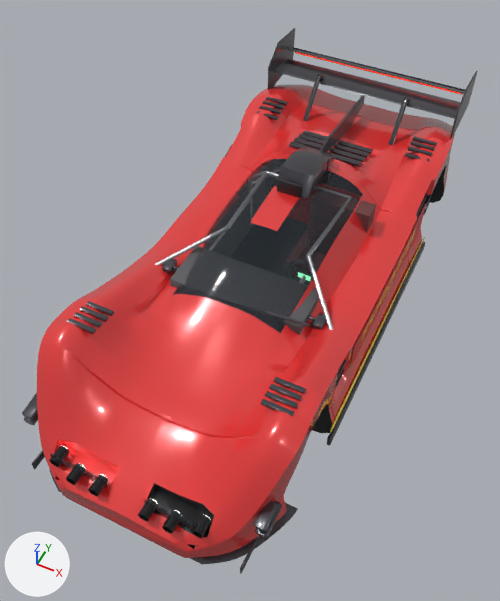
One commit to the glTF model content/cars/fugazzi-lmp2/fugazzi_lmp2.glb: the scene before it, then after it.
Camera for both pictures: a camera (50 mm lens) standing at (1.7, -3.88, 4.73) and looking at (-0.04, -0.4, 0.38). Lighting does not change. The marker at lower left points along +X, +Y and +Z. The picture after the commit comes second. Vertices at exactly the same position are counted once.

The scene before the commit, as lines of its bpy script (objects in view):
```python
ob_fugazzi_lmp2 = bpy.data.objects.new('fugazzi_lmp2', me_fugazzi_lmp2)
ob_fugazzi_lmp2.location = (0.0, 0.0, 0.0)
```
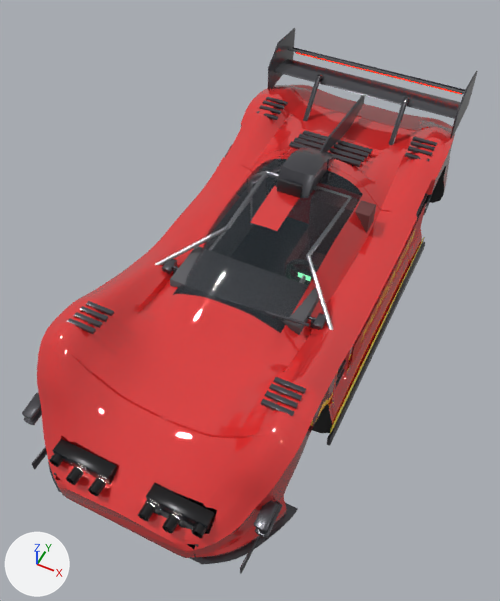
Pixel boxes [x1, y1, x2, y2] of what changed, in the pictures (500 x 601 px; the box of a moved part takes in the faces that stretch with it):
'fugazzi_lmp2', surface changed, reshaped: [22, 28, 478, 574] in both
part 1 of me_fugazzi_lmp2, moved or reshaped: before [50, 453, 108, 488]; after [53, 451, 110, 484]
part 2 of me_fugazzi_lmp2, moved or reshaped: before [144, 500, 206, 536]; after [146, 497, 207, 532]
part 3 of me_fugazzi_lmp2, added (black): after [53, 439, 118, 484]
part 4 of me_fugazzi_lmp2, added (black): after [146, 484, 215, 532]
part 5 of me_fugazzi_lmp2, cut back: before [37, 379, 274, 558]; after [37, 367, 281, 558]

The change, as a diff of the scene's bpy script:
```diff
--- a/content/cars/fugazzi-lmp2/fugazzi_lmp2.glb.py
+++ b/content/cars/fugazzi-lmp2/fugazzi_lmp2.glb.py
@@ mat_car_paint @@
 mat_car_paint.metallic = 0.1
-mat_car_paint.roughness = 0.25
+mat_car_paint.roughness = 0.035
 mat_car_paint.coat_weight = 1.0
@@ me_fugazzi_lmp2 @@
 # used by ob_fugazzi_lmp2; location = (0.0, 0.0, 0.0)
-me_fugazzi_lmp2.from_pydata(...)  # 23486 vertices, 44456 faces; spans x -1.03..1.03, y -2.45..2.41, z 0.03..1.32
+me_fugazzi_lmp2.from_pydata(...)  # 24905 vertices, 47280 faces; spans x -1.03..1.03, y -2.45..2.41, z 0.03..1.32
+# me_fugazzi_lmp2 part 1: the loose piece of 56 vertices spanning x -0.61..-0.15, y -2.35..-2.34, z 0.36..0.46 is moved by (0.0, 0.03, 0.0)
+# me_fugazzi_lmp2 part 2: the loose piece of 56 vertices spanning x 0.15..0.61, y -2.35..-2.34, z 0.36..0.46 is moved by (0.0, 0.03, 0.0)
+# me_fugazzi_lmp2 part 3: the loose piece of 56 vertices spanning x -0.61..-0.15, y -2.35..-2.34, z 0.36..0.46 is copied, and the copy is scaled about its middle by (1.02, 8.44, 1.09), then moved by (0.0, 0.08, 0.0), in mat_car_lamp_housing (black #242427); it spans x -0.61..-0.15, y -2.32..-2.21, z 0.36..0.46
+# me_fugazzi_lmp2 part 4: the loose piece of 56 vertices spanning x 0.15..0.61, y -2.35..-2.34, z 0.36..0.46 is copied, and the copy is scaled about its middle by (1.02, 8.44, 1.09), then moved by (0.0, 0.08, 0.0), in mat_car_lamp_housing (black #242427); it spans x 0.15..0.61, y -2.32..-2.21, z 0.36..0.46
+# me_fugazzi_lmp2 part 5: 253 vertices moved from x -0.9..0.9, y -2.42..-2.05, z 0.16..0.7 to x -0.89..0.89, y -2.42..-2.05, z 0.17..0.69; 118 vertices removed from x -0.86..0.89, y -2.42..-2.05, z 0.12..0.6; 529 vertices added at x -0.94..0.94, y -2.43..-1.99, z 0.04..0.78
+# other edits to the shape of me_fugazzi_lmp2 do not show in these pictures
 me_fugazzi_lmp2.materials.append(mat_car_paint)
```
